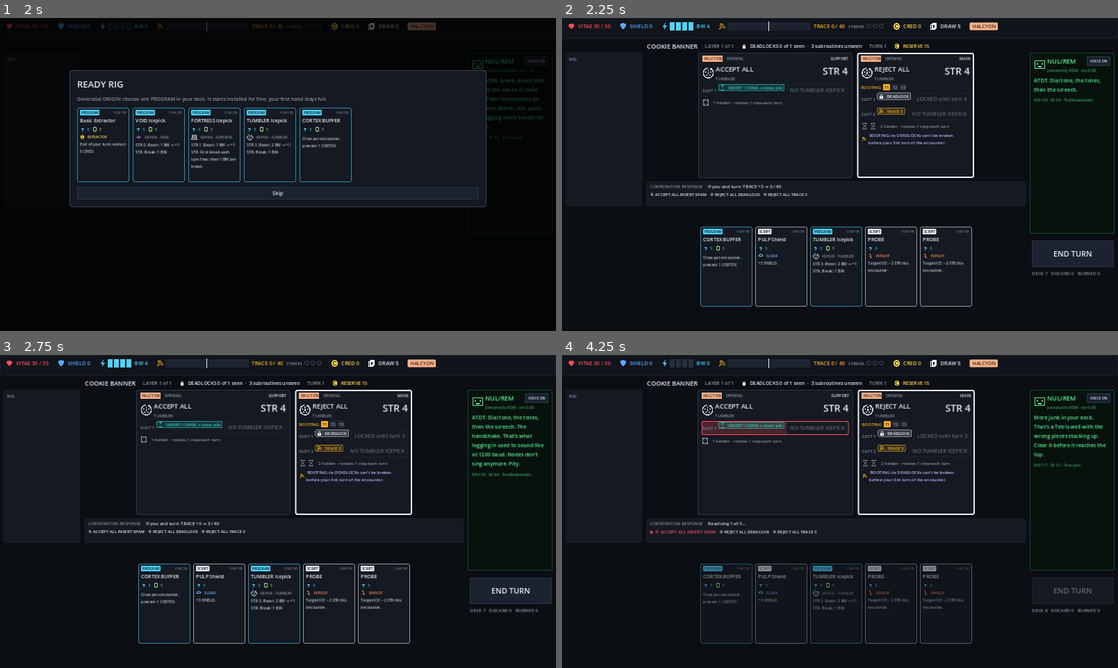
Above: before the commit, frames 1-4 (two rows, left to right).
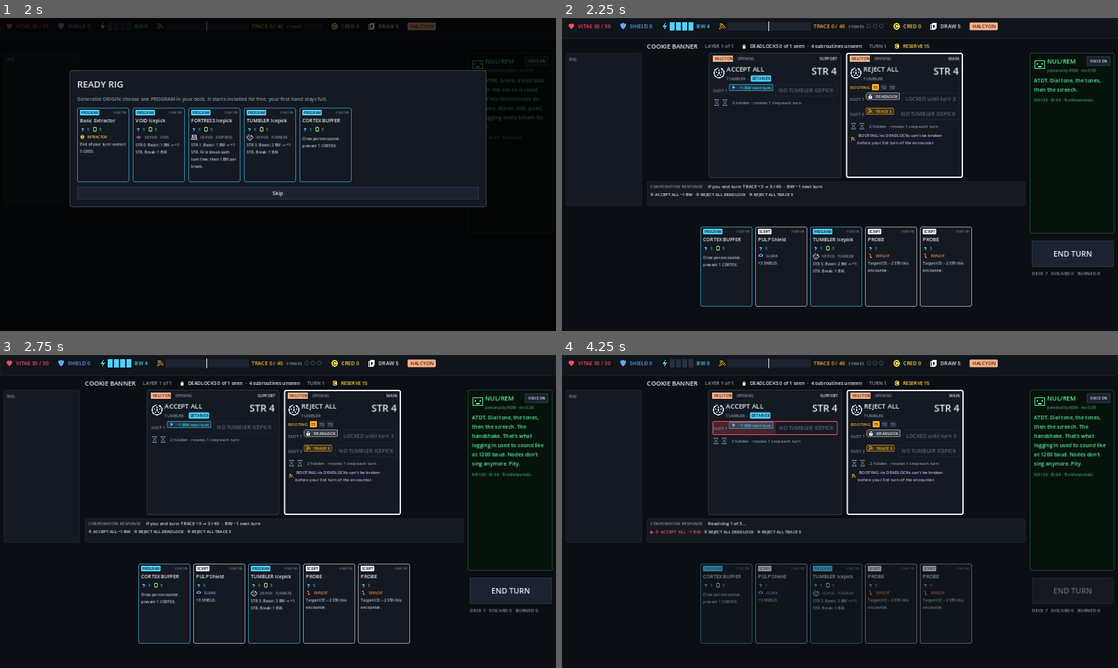
Above: after the commit, the same moments.

Repository: Punkwork/REDLINE
Game: Godot game, scene res://scenes/Main.tscn
The game is run twice, just before and just after one commit, with the same random seed, the same clock (stepped at 60 frames per second) and the same inputs.
Inputs (mouse positions are in pixels of both pictures, inside the frame that each line leads up to):
- Up to frame 1 (2 s): click "VOICE ON" at 0.5 s; click "COOKIE BANNER · 1 layer" at 1.25 s
- Up to frame 2 (2.25 s): click "Skip" at 2 s
- Up to frame 3 (2.75 s): no input
- Up to frame 4 (4.25 s): click "END TURN" at 2.75 s; tap Enter at 3.5 s; move the mouse to (962, 495) at 3.52 s; hold Right from 3.53 s (still down); tap B at 3.6 s; click (962, 495) at 3.67 s

Frame 1 is identical in both runs. In frame 2, 3.0% of the frame differs, in the area x 21-75%, y 8-58%; in frame 3, 3.0%; in frame 4, 3.9%, in the area x 22-98%, y 8-83%.

Commit message:
DETAINER TUMBLER subtype: S1 is −1 BW next turn (DET-001)
ACCEPT ALL becomes the slice's DETAINER (−1 BW, SPAM, PULP 3; 1 slot).
At most 1 DETAINER per encounter (tested against the map). Drained BW
lands on the Rustler's next turn; HUD shows "−1 DETAINED". 80 tests pass.

Co-Authored-By: Claude Opus 5.5 <noreply@anthropic.com>
Claude-Session: https://claude.ai/code/session_019hKEHsXYVzKQnwJVSU6tkx

Diff:
--- a/godot/scripts/core/game.gd
+++ b/godot/scripts/core/game.gd
@@ -175,7 +175,7 @@
 	var L: Dictionary = node.layers[layer]
 	enc = {"ice": [], "reserve": L.reserve, "reserve_start": L.reserve, "turn": 0, "breached": false,
 		"bonus_paid": false, "spam_filter_used": false, "cortex_buffer_used": false, "failsafe_used": false,
-		"reactive_said": false, "breaks_turn": 0, "ghost": false, "pending_discard": 0}
+		"reactive_said": false, "breaks_turn": 0, "ghost": false, "pending_discard": 0, "bw_drain": 0, "bw_drained": 0}
 	for id in L.ice:
 		enc.ice.append(_new_ice(id))
 	if pending_black:
@@ -280,7 +280,12 @@
 		_rotate_tumblers()
 	else:
 		_mark_seen()
-	bw = BW_PER_TURN
+	# DET-001: a DETAINER's −1 BW from the last Corporation Response lands on this turn.
+	bw = maxi(0, BW_PER_TURN - enc.bw_drain)
+	enc.bw_drained = enc.bw_drain
+	if enc.bw_drain > 0:
+		_say("DETAINER: −%d BW this turn." % enc.bw_drain)
+	enc.bw_drain = 0
 	shield = 0
 	enc.breaks_turn = 0
 	for p in installed:
@@ -544,6 +549,7 @@
 		"TRACE": add_trace(e.v, true)
 		"CORTEX": add_cortex(e.v)
 		"DEADLOCK": pass
+		"BW_DRAIN": enc.bw_drain += e.v
 		"DISCARD":
 			enc.pending_discard += e.v   # FIX-001: resolves after the next draw
 		"INSERT":
--- a/godot/scripts/core/ice.gd
+++ b/godot/scripts/core/ice.gd
@@ -6,8 +6,9 @@
 ## Each Rustler turn after the first, the window moves one step (conveyor). TUMBLER pools are placeholders for playtest.
 
 const DEFS := {
-	"ACCEPT_ALL": {"name": "ACCEPT ALL", "type": "TUMBLER", "str": 4, "tier": "OPENING", "slots": 1,
-		"subs": [[{"k": "INSERT", "card": "SPAM", "to": "draw", "v": 1}], [{"k": "PULP", "v": 3}]]},
+	# DETAINER (DET-001): a TUMBLER subtype (about 1 in 5 TUMBLERs). Its S1 is always −1 BW; at most 1 per encounter.
+	"ACCEPT_ALL": {"name": "ACCEPT ALL", "type": "TUMBLER", "subtype": "DETAINER", "str": 4, "tier": "OPENING", "slots": 1,
+		"subs": [[{"k": "BW_DRAIN", "v": 1}], [{"k": "INSERT", "card": "SPAM", "to": "draw", "v": 1}], [{"k": "PULP", "v": 3}]]},
 	"REJECT_ALL": {"name": "REJECT ALL", "type": "TUMBLER", "str": 4, "tier": "OPENING", "slots": 2, "ability": "BOOTING",
 		"ability_text": "BOOTING: its DEADLOCKs can't be broken before your 3rd turn of the encounter.",
 		"subs": [[{"k": "DEADLOCK"}], [{"k": "TRACE", "v": 3}], [{"k": "DEADLOCK"}], [{"k": "PULP", "v": 4}]]},
@@ -43,6 +44,16 @@
 static func def(id: String) -> Dictionary:
 	return DEFS[id]
 
+static func is_detainer(id: String) -> bool:
+	return DEFS[id].get("subtype", "") == "DETAINER"
+
+static func detainers_in(ids: Array) -> int:
+	var n := 0
+	for id in ids:
+		if is_detainer(id):
+			n += 1
+	return n
+
 static func is_tumbler(id: String) -> bool:
 	return DEFS[id].type == "TUMBLER"
 
--- a/godot/scripts/ui/main.gd
+++ b/godot/scripts/ui/main.gd
@@ -418,6 +418,8 @@
 	if g.bw > Game.BW_PER_TURN:
 		bwbox.add_child(_lbl("+%d" % (g.bw - Game.BW_PER_TURN), 15, RIcon.COL.BW))
 	bwbox.add_child(_lbl(" BW %d" % g.bw, 15, RIcon.COL.BW))
+	if not g.enc.is_empty() and g.enc.get("bw_drained", 0) > 0 and g.phase in ["PLAYER", "CHOICE"]:
+		bwbox.add_child(_lbl(" −%d DETAINED " % g.enc.bw_drained, 12, Color("#0b0e13"), RIcon.COL.BW))
 	hud.add_child(bwbox)
 	var tb := HBoxContainer.new()
 	tb.add_child(RIcon.make("TRACE", 22))
@@ -592,7 +594,13 @@
 	head.add_child(RIcon.make(d.type, 34))
 	var nm := VBoxContainer.new()
 	nm.add_child(_lbl(d.name, 19, TEXT))
-	nm.add_child(_lbl(d.type, 12, DIM))
+	if d.get("subtype", "") == "DETAINER":
+		var th := HBoxContainer.new()
+		th.add_child(_lbl(d.type + " · ", 12, DIM))
+		th.add_child(_lbl(" DETAINER ", 11, Color("#0b0e13"), RIcon.COL.BW))
+		nm.add_child(th)
+	else:
+		nm.add_child(_lbl(d.type, 12, DIM))
 	nm.size_flags_horizontal = Control.SIZE_EXPAND_FILL
 	head.add_child(nm)
 	var cur := g.ice_str(i)
@@ -697,6 +705,8 @@
 			col = RIcon.COL.TRACE; icon = "TRACE"; word = "TRACE %d" % e.v
 		"DEADLOCK":
 			col = RIcon.COL.DEADLOCK; icon = "DEADLOCK"; word = "DEADLOCK"
+		"BW_DRAIN":
+			col = RIcon.COL.BW; icon = "BW"; word = "−%d BW next turn" % e.v
 		"DISCARD":
 			col = RIcon.COL.TEAL; icon = "CARD"; word = "DISCARD %d next turn" % e.v
 		"INSERT":
@@ -760,12 +770,20 @@
 	for c in g.hand:
 		if c.id == "TRACER":
 			tracer += 3
+	var drain := 0
+	for st in g.response_preview():
+		if not st.skipped and not st.hidden:
+			for e in st.effects:
+				if e.k == "BW_DRAIN":
+					drain += e.v
 	var absorbed: int = min(g.shield, pulp)
 	var parts := []
 	if pulp > 0:
 		parts.append("PULP %d → SHIELD absorbs %d, VITAE −%d" % [pulp, absorbed, pulp - absorbed])
 	if tr + tracer > 0:
 		parts.append("TRACE +%d → %d / 40" % [tr + tracer, min(40, g.trace + tr + tracer)])
+	if drain > 0:
+		parts.append("BW −%d next turn" % drain)
 	if unknown > 0:
 		parts.append("+ %d hidden subroutine%s" % [unknown, "" if unknown == 1 else "s"])
 	preview_total.text = "If you end turn: " + ("  ·  ".join(parts) if not parts.is_empty() else "no damage, no TRACE")
@@ -776,6 +794,7 @@
 	match e.k:
 		"INSERT": return "INSERT %s" % e.card
 		"DEADLOCK": return "DEADLOCK"
+		"BW_DRAIN": return "−%d BW" % e.v
 		_: return "%s %d" % [e.k, e.get("v", 0)]
 
 func _circled(n: int) -> String:
--- a/godot/tests/shot.gd
+++ b/godot/tests/shot.gd
@@ -53,6 +53,7 @@
 				_snap("05_response_%d" % flashes)
 				return false
 			_snap("05b_after_response")
+			print("turn ", g.enc.turn, " bw ", g.bw)
 			if g.phase == "CHOICE":
 				g.choose(g.hand[0].uid)
 			main._show_inspect(g.installed[0].inst.id if not g.installed.is_empty() else "")
--- a/godot/tests/test_game.gd
+++ b/godot/tests/test_game.gd
@@ -42,6 +42,7 @@
 	test_captcha_discard()
 	test_boost_installed()
 	test_void_reveal()
+	test_detainer_rules()
 	test_extraction_bonus()
 	test_rainbow_and_toolbelt()
 	test_spam_and_filter()
@@ -63,30 +64,31 @@
 	check(g.hand.size() == 5, "draw 5")
 	check(g.bw == 4, "4 BW")
 	check(g.ram_used() == 1, "rig uses 1 RAM")
-	# ROT-001: ACCEPT ALL (TUMBLER, 1 slot of 2), REJECT ALL (TUMBLER, 2 slots of 4: DL, TRACE 3, DL, PULP 3).
+	# ROT-001 + DET-001: ACCEPT ALL (DETAINER TUMBLER, 1 slot of 3: −1 BW, SPAM, PULP 3);
+	# REJECT ALL (TUMBLER, 2 slots of 4: DL, TRACE 3, DL, PULP 3).
 	check(g.active_subs(0) == [0] and g.active_subs(1) == [0, 1], "turn 1 slots")
+	check(g.response_preview()[0].effects[0].k == "BW_DRAIN", "DETAINER S1 is −1 BW")
 	check(g.break_info(1, 0).reason.begins_with("LOCKED"), "BOOTING locks DEADLOCK on turn 1")
 	check(g.break_info(1, 2).reason == "HIDDEN", "hidden subroutine can't be broken")
-	check(g.break_info(0, 0).cost == 3, "ACCEPT ALL STR 4: 1 boost (2 BW) + break 1 BW")
-	check(g.break_sub(0, 0), "break ACCEPT ALL SPAM")
+	check(g.break_info(1, 1).cost == 3, "REJECT ALL STR 4: 1 boost (2 BW) + break 1 BW")
+	check(g.break_sub(1, 1), "break TRACE 3")
 	check(g.bw == 1 and g.pick_str(g.installed[0]) == 4, "1 BW left, Icepick stays boosted")
-	var pv := g.response_preview()
-	check(pv.size() == 3 and pv[0].skipped and not pv[2].skipped, "preview shows only active subroutines")
 	var dv := g.deadlock_view()
-	check(dv.seen == 1 and dv.unseen == 3, "DEADLOCK view: 1 seen, 3 unseen (got %s)" % str(dv))
-	g.end_turn()
-	check(g.trace == 3, "TRACE 3 resolved (got %d)" % g.trace)
-	check(g.enc.turn == 2 and g.active_subs(0) == [1] and g.active_subs(1) == [1, 2], "conveyor: one step on turn 2")
+	check(dv.seen == 1 and dv.unseen == 4, "DEADLOCK view: 1 seen, 4 unseen (got %s)" % str(dv))
+	g.end_turn()
+	check(g.trace == 0, "broken TRACE didn't fire")
+	check(g.enc.turn == 2 and g.bw == 3 and g.enc.bw_drained == 1, "DETAINER: −1 BW on turn 2 (bw %d)" % g.bw)
+	check(g.active_subs(0) == [1] and g.active_subs(1) == [1, 2], "conveyor: one step on turn 2")
+	check(g.response_preview()[1].skipped, "broken TRACE 3 stays broken in its new slot")
 	check(g.break_info(1, 2).reason.begins_with("LOCKED"), "still BOOTING on turn 2")
 	g.end_turn()
-	check(g.vitae == 27 and g.trace == 6, "ACCEPT ALL PULP 3 + TRACE 3 (vitae %d trace %d)" % [g.vitae, g.trace])
-	check(g.enc.turn == 3 and g.active_subs(0) == [0] and g.active_subs(1) == [2, 3], "conveyor wraps")
-	check(g.response_preview()[0].skipped, "broken subroutine stays broken when it comes back")
+	check(g.bw == 4 and uid_of(g, g.draw_pile + g.hand + g.discard, "SPAM") > 0, "BW back to 4; SPAM inserted")
+	check(g.enc.turn == 3 and g.active_subs(0) == [2] and g.active_subs(1) == [2, 3], "turn 3 slots")
 	check(g.break_sub(1, 2), "DEADLOCK breakable on turn 3")
 	check(not g.enc.breached, "a seen but unbroken DEADLOCK remains")
 	g.end_turn()
-	check(g.vitae == 23, "PULP 4 resolved (got %d)" % g.vitae)
-	check(g.active_subs(1) == [3, 0], "first DEADLOCK rotates back in")
+	check(g.vitae == 23, "PULP 3 + PULP 4 (got %d)" % g.vitae)
+	check(g.active_subs(0) == [0] and g.active_subs(1) == [3, 0], "conveyor wraps; −1 BW and first DEADLOCK return")
 	g.break_sub(1, 0)
 	check(g.enc.breached, "BREACH after every DEADLOCK is broken")
 	var t := g.trace
@@ -183,6 +185,18 @@
 	g.end_turn()
 	check(g.vitae == v0 - 6 and h.seen[0] and not h.seen[1], "HOUSE CALL sub 1 fired and revealed (vitae %d)" % g.vitae)
 	check(g.active_subs(0) == [0, 1], "then subs 1 and 2")
+
+func test_detainer_rules() -> void:
+	var total := 0
+	for row in IceDB.MAP:
+		for n in row:
+			for L in n.get("layers", []):
+				check(IceDB.detainers_in(L.ice) <= 1, "at most 1 DETAINER in %s" % n.name)
+				total += IceDB.detainers_in(L.ice)
+	for id in IceDB.DEFS:
+		if IceDB.is_detainer(id):
+			check(IceDB.is_tumbler(id) and IceDB.def(id).subs[0][0].k == "BW_DRAIN", "%s: DETAINER is a TUMBLER with −1 BW at S1" % id)
+	check(total >= 1, "the slice has a DETAINER")
 
 func test_extraction_bonus() -> void:
 	var g := Game.new(5)
@@ -227,8 +241,9 @@
 	g.choose_ready_rig(uid_of(g, g.draw_pile, "TUMBLER_ICEPICK"))
 	var sf := put_in_hand(g, "SPAM_FILTER")
 	g.play_card(sf)
-	g.end_turn()   # ACCEPT ALL inserts SPAM into draw pile -> filtered to discard
-	check(uid_of(g, g.discard, "SPAM") > 0 or uid_of(g, g.hand, "SPAM") > 0, "SPAM FILTER sends SPAM to discard")
+	g.end_turn()   # turn 1: ACCEPT ALL −1 BW
+	g.end_turn()   # turn 2: ACCEPT ALL inserts SPAM into draw pile -> filtered to discard
+	check(g.enc.spam_filter_used, "SPAM FILTER sent the SPAM to the discard pile")
 	var sp := put_in_hand(g, "SPAM")
 	var bw0 := g.bw
 	g.play_card(sp)
Not shown, changed: docs/REDLINE_DEVELOPMENT_LOG.md
